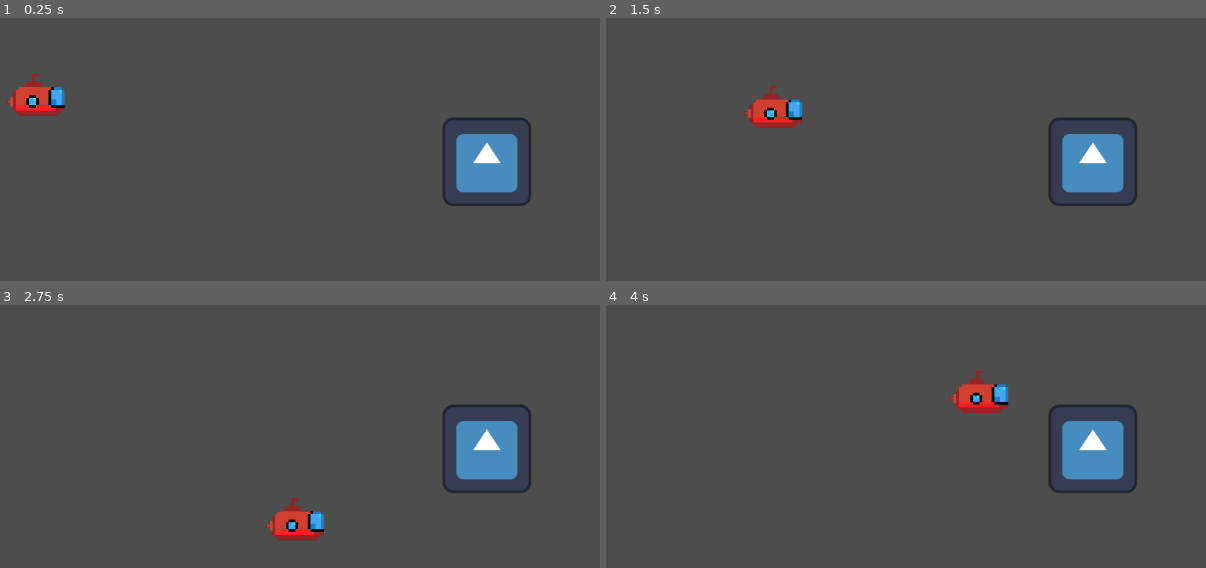
Above: before the commit, frames 1-4 (two rows, left to right).
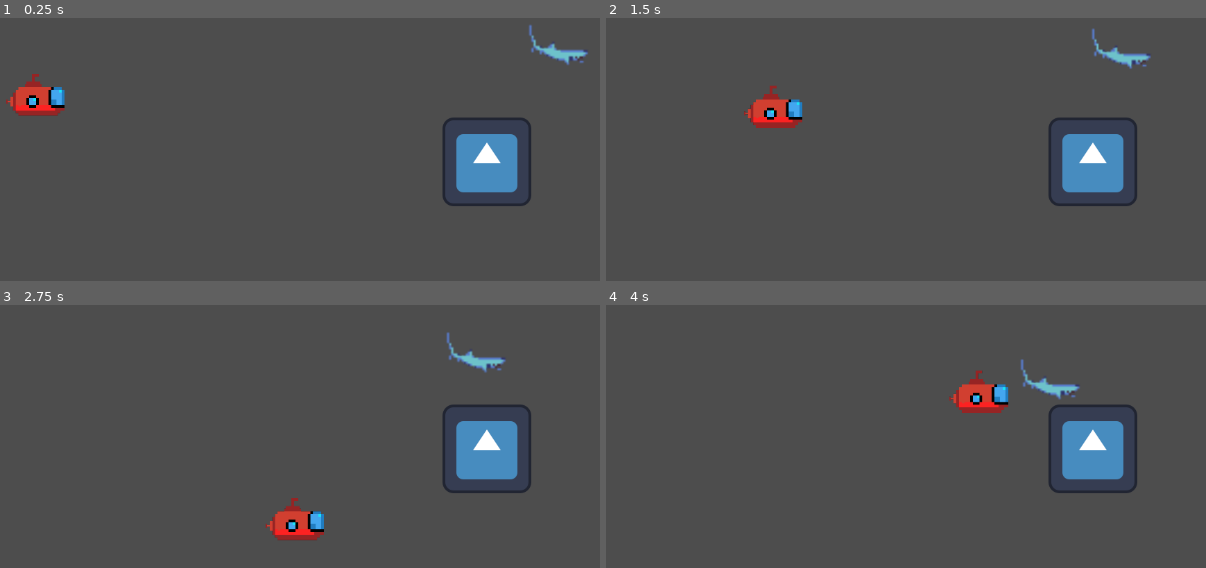
Above: after the commit, the same moments.

Repository: SStewart424/brackeys-game-jam-23
Game: Godot game, scene res://Main.tscn
Two runs of this game, one before a commit and one after it. Both use one fixed random seed, a clock stepped at 60 frames per second and the inputs below. The engine's default icon, where the game draws it, is replaced by a stand-in: a white triangle on a blue panel in a dark square.
Inputs:
- Up to frame 1 (0.25 s): no input
- Up to frame 2 (1.5 s): hold Right (ui_right) 0.53-1.28 s; hold Down (ui_down) from 1.28 s (still down)
- Up to frame 3 (2.75 s): release Down (ui_down) at 2.03 s; hold Right (ui_right) from 2.03 s (still down)
- Up to frame 4 (4 s): release Right (ui_right) at 2.78 s; hold Up (ui_up) 2.78-3.53 s; hold Left (ui_left) from 3.53 s (still down)

The runs differ from the first frame. In frame 1, 0.4% of the frame differs, in the area x 88-98%, y 2-18%; in frame 2, 0.4%; in frame 3, 0.4%, in the area x 74-85%, y 10-26%; in frame 4, 0.4%.

Commit message:
Add enemy and knockback

Diff:
--- /dev/null
+++ b/32bit-shark-thresher3.svg
@@ -0,0 +1,132 @@
+<?xml version="1.0" encoding="UTF-8" ?>
+<svg version="1.1" width="32" height="32" xmlns="http://www.w3.org/2000/svg">
+<rect x="3" y="1" width="1" height="1" fill="#597DCE" />
+<rect x="3" y="2" width="1" height="1" fill="#597DCE" />
+<rect x="3" y="3" width="1" height="1" fill="#597DCE" />
+<rect x="3" y="4" width="1" height="1" fill="#597DCE" />
+<rect x="3" y="5" width="1" height="1" fill="#597DCE" />
+<rect x="4" y="6" width="1" height="1" fill="#6DC2CA" />
+<rect x="4" y="7" width="1" height="1" fill="#597DCE" />
+<rect x="4" y="8" width="1" height="1" fill="#597DCE" />
+<rect x="5" y="8" width="1" height="1" fill="#6DC2CA" />
+<rect x="5" y="9" width="1" height="1" fill="#6DC2CA" />
+<rect x="14" y="9" width="1" height="1" fill="#30346D" />
+<rect x="5" y="10" width="1" height="1" fill="#6DC2CA" />
+<rect x="13" y="10" width="1" height="1" fill="#597DCE" />
+<rect x="14" y="10" width="1" height="1" fill="#6DC2CA" />
+<rect x="5" y="11" width="1" height="1" fill="#597DCE" />
+<rect x="6" y="11" width="1" height="1" fill="#6DC2CA" />
+<rect x="7" y="11" width="1" height="1" fill="#6DC2CA" />
+<rect x="8" y="11" width="1" height="1" fill="#30346D" />
+<rect x="12" y="11" width="1" height="1" fill="#597DCE" />
+<rect x="13" y="11" width="1" height="1" fill="#597DCE" />
+<rect x="14" y="11" width="1" height="1" fill="#6DC2CA" />
+<rect x="4" y="12" width="1" height="1" fill="#597DCE" />
+<rect x="6" y="12" width="1" height="1" fill="#597DCE" />
+<rect x="7" y="12" width="1" height="1" fill="#6DC2CA" />
+<rect x="8" y="12" width="1" height="1" fill="#6DC2CA" />
+<rect x="9" y="12" width="1" height="1" fill="#6DC2CA" />
+<rect x="10" y="12" width="1" height="1" fill="#6DC2CA" />
+<rect x="11" y="12" width="1" height="1" fill="#6DC2CA" />
+<rect x="12" y="12" width="1" height="1" fill="#6DC2CA" />
+<rect x="13" y="12" width="1" height="1" fill="#6DC2CA" />
+<rect x="14" y="12" width="1" height="1" fill="#6DC2CA" />
+<rect x="15" y="12" width="1" height="1" fill="#597DCE" />
+<rect x="4" y="13" width="1" height="1" fill="#597DCE" />
+<rect x="8" y="13" width="1" height="1" fill="#597DCE" />
+<rect x="9" y="13" width="1" height="1" fill="#597DCE" />
+<rect x="10" y="13" width="1" height="1" fill="#6DC2CA" />
+<rect x="11" y="13" width="1" height="1" fill="#6DC2CA" />
+<rect x="12" y="13" width="1" height="1" fill="#6DC2CA" />
+<rect x="13" y="13" width="1" height="1" fill="#6DC2CA" />
+<rect x="14" y="13" width="1" height="1" fill="#6DC2CA" />
+<rect x="15" y="13" width="1" height="1" fill="#6DC2CA" />
+<rect x="16" y="13" width="1" height="1" fill="#6DC2CA" />
+<rect x="17" y="13" width="1" height="1" fill="#6DC2CA" />
+<rect x="18" y="13" width="1" height="1" fill="#597DCE" />
+<rect x="19" y="13" width="1" height="1" fill="#597DCE" />
+<rect x="20" y="13" width="1" height="1" fill="#597DCE" />
+<rect x="21" y="13" width="1" height="1" fill="#597DCE" />
+<rect x="22" y="13" width="1" height="1" fill="#597DCE" />
+<rect x="23" y="13" width="1" height="1" fill="#597DCE" />
+<rect x="24" y="13" width="1" height="1" fill="#597DCE" />
+<rect x="25" y="13" width="1" height="1" fill="#597DCE" />
+<rect x="26" y="13" width="1" height="1" fill="#597DCE" />
+<rect x="27" y="13" width="1" height="1" fill="#597DCE" />
+<rect x="28" y="13" width="1" height="1" fill="#597DCE" />
+<rect x="29" y="13" width="1" height="1" fill="#30346D" />
+<rect x="30" y="13" width="1" height="1" fill="#30346D" />
+<rect x="8" y="14" width="1" height="1" fill="#597DCE" />
+<rect x="10" y="14" width="1" height="1" fill="#597DCE" />
+<rect x="11" y="14" width="1" height="1" fill="#6DC2CA" />
+<rect x="12" y="14" width="1" height="1" fill="#6DC2CA" />
+<rect x="13" y="14" width="1" height="1" fill="#6DC2CA" />
+<rect x="14" y="14" width="1" height="1" fill="#6DC2CA" />
+<rect x="15" y="14" width="1" height="1" fill="#6DC2CA" />
+<rect x="16" y="14" width="1" height="1" fill="#6DC2CA" />
+<rect x="17" y="14" width="1" height="1" fill="#6DC2CA" />
+<rect x="18" y="14" width="1" height="1" fill="#6DC2CA" />
+<rect x="19" y="14" width="1" height="1" fill="#6DC2CA" />
+<rect x="20" y="14" width="1" height="1" fill="#6DC2CA" />
+<rect x="21" y="14" width="1" height="1" fill="#6DC2CA" />
+<rect x="22" y="14" width="1" height="1" fill="#6DC2CA" />
+<rect x="23" y="14" width="1" height="1" fill="#6DC2CA" />
+<rect x="24" y="14" width="1" height="1" fill="#6DC2CA" />
+<rect x="25" y="14" width="1" height="1" fill="#6DC2CA" />
+<rect x="26" y="14" width="1" height="1" fill="#6DC2CA" />
+<rect x="27" y="14" width="1" height="1" fill="#6DC2CA" />
+<rect x="28" y="14" width="1" height="1" fill="#6DC2CA" />
+<rect x="29" y="14" width="1" height="1" fill="#6DC2CA" />
+<rect x="30" y="14" width="1" height="1" fill="#597DCE" />
+<rect x="11" y="15" width="1" height="1" fill="#30346D" />
+<rect x="12" y="15" width="1" height="1" fill="#597DCE" />
+<rect x="13" y="15" width="1" height="1" fill="#6DC2CA" />
+<rect x="14" y="15" width="1" height="1" fill="#6DC2CA" />
+<rect x="15" y="15" width="1" height="1" fill="#6DC2CA" />
+<rect x="16" y="15" width="1" height="1" fill="#6DC2CA" />
+<rect x="17" y="15" width="1" height="1" fill="#6DC2CA" />
+<rect x="18" y="15" width="1" height="1" fill="#6DC2CA" />
+<rect x="19" y="15" width="1" height="1" fill="#6DC2CA" />
+<rect x="20" y="15" width="1" height="1" fill="#6DC2CA" />
+<rect x="21" y="15" width="1" height="1" fill="#6DC2CA" />
+<rect x="22" y="15" width="1" height="1" fill="#6DC2CA" />
+<rect x="23" y="15" width="1" height="1" fill="#6DC2CA" />
+<rect x="24" y="15" width="1" height="1" fill="#6DC2CA" />
+<rect x="25" y="15" width="1" height="1" fill="#6DC2CA" />
+<rect x="26" y="15" width="1" height="1" fill="#6DC2CA" />
+<rect x="27" y="15" width="1" height="1" fill="#6DC2CA" />
+<rect x="28" y="15" width="1" height="1" fill="#6DC2CA" />
+<rect x="29" y="15" width="1" height="1" fill="#597DCE" />
+<rect x="13" y="16" width="1" height="1" fill="#30346D" />
+<rect x="14" y="16" width="1" height="1" fill="#597DCE" />
+<rect x="15" y="16" width="1" height="1" fill="#6DC2CA" />
+<rect x="16" y="16" width="1" height="1" fill="#6DC2CA" />
+<rect x="17" y="16" width="1" height="1" fill="#6DC2CA" />
+<rect x="18" y="16" width="1" height="1" fill="#6DC2CA" />
+<rect x="19" y="16" width="1" height="1" fill="#6DC2CA" />
+<rect x="20" y="16" width="1" height="1" fill="#6DC2CA" />
+<rect x="21" y="16" width="1" height="1" fill="#6DC2CA" />
+<rect x="22" y="16" width="1" height="1" fill="#30346D" />
+<rect x="23" y="16" width="1" height="1" fill="#30346D" />
+<rect x="24" y="16" width="1" height="1" fill="#6DC2CA" />
+<rect x="25" y="16" width="1" height="1" fill="#442434" />
+<rect x="26" y="16" width="1" height="1" fill="#6DC2CA" />
+<rect x="27" y="16" width="1" height="1" fill="#442434" />
+<rect x="28" y="16" width="1" height="1" fill="#442434" />
+<rect x="16" y="17" width="1" height="1" fill="#30346D" />
+<rect x="17" y="17" width="1" height="1" fill="#597DCE" />
+<rect x="18" y="17" width="1" height="1" fill="#597DCE" />
+<rect x="19" y="17" width="1" height="1" fill="#597DCE" />
+<rect x="20" y="17" width="1" height="1" fill="#6DC2CA" />
+<rect x="21" y="17" width="1" height="1" fill="#6DC2CA" />
+<rect x="22" y="17" width="1" height="1" fill="#30346D" />
+<rect x="23" y="17" width="1" height="1" fill="#30346D" />
+<rect x="24" y="17" width="1" height="1" fill="#597DCE" />
+<rect x="25" y="17" width="1" height="1" fill="#597DCE" />
+<rect x="26" y="17" width="1" height="1" fill="#442434" />
+<rect x="20" y="18" width="1" height="1" fill="#597DCE" />
+<rect x="21" y="18" width="1" height="1" fill="#6DC2CA" />
+<rect x="27" y="18" width="1" height="1" fill="#597DCE" />
+<rect x="28" y="18" width="1" height="1" fill="#597DCE" />
+<rect x="21" y="19" width="1" height="1" fill="#597DCE" />
+</svg>
--- /dev/null
+++ b/EnemyShark.gd
@@ -0,0 +1,38 @@
+extends CharacterBody2D
+
+@export var max_speed: float = 50.0
+@export var attack: float = 2.0
+@export var knockback: float = 200.0
+@export var acceleration: float = 300.0
+@export var friction: float = 100.0
+
+var target: Node2D
+
+func _ready():
+	target = get_node("../Player")  # Adjust the path to the character node
+
+func _physics_process(delta: float) -> void:
+	move_towards_target(delta)
+	detect_collision()
+
+func apply_knockback(direction: Vector2, force: float):
+	velocity = direction.normalized() * force
+	move_and_slide()
+
+func detect_collision() -> void:
+	var collision = get_last_slide_collision()
+	if(collision != null):
+		if(collision.get_collider().name == "Player"):
+			var knockbackDirection = (target.global_position - global_position).normalized()
+			var enemyKnockbackDirection = (global_position - target.global_position).normalized()
+			apply_knockback(enemyKnockbackDirection, knockback)
+			target.take_damage(attack, knockbackDirection, knockback)
+
+func move_towards_target(delta: float) -> void:
+	if target:
+		var direction = (target.global_position - global_position).normalized()
+		velocity = velocity.move_toward(direction * max_speed, acceleration * delta)
+	else:
+		velocity = velocity.move_toward(Vector2.ZERO, friction * delta)
+
+	move_and_slide()
--- /dev/null
+++ b/EnemyShark.tscn
@@ -0,0 +1,21 @@
+[gd_scene load_steps=4 format=3 uid="uid://ctcfpflkpbkgf"]
+
+[ext_resource type="Script" path="res://EnemyShark.gd" id="1_v553d"]
+[ext_resource type="Texture2D" uid="uid://dwh4xoemmjnsh" path="res://32bit-shark-thresher3.svg" id="2_x4ipa"]
+
+[sub_resource type="CapsuleShape2D" id="CapsuleShape2D_vypjt"]
+radius = 1.9883
+height = 22.0873
+
+[node name="EnemyShark" type="CharacterBody2D"]
+scale = Vector2(0.2, 0.2)
+script = ExtResource("1_v553d")
+metadata/_edit_group_ = true
+
+[node name="Sprite2D" type="Sprite2D" parent="."]
+texture = ExtResource("2_x4ipa")
+
+[node name="CollisionShape2D" type="CollisionShape2D" parent="."]
+position = Vector2(3, -1)
+rotation = 1.67901
+shape = SubResource("CapsuleShape2D_vypjt")
--- a/Main.tscn
+++ b/Main.tscn
@@ -1,12 +1,17 @@
-[gd_scene load_steps=3 format=3 uid="uid://oa08cq2rxqum"]
+[gd_scene load_steps=4 format=3 uid="uid://oa08cq2rxqum"]
 
 [ext_resource type="PackedScene" uid="uid://b0nj2t4hiob6a" path="res://Player.tscn" id="1_odt7v"]
-[ext_resource type="PackedScene" uid="uid://lvsvp7bk6fhr" path="res://Mine.tscn" id="2_7te8d"]
+[ext_resource type="PackedScene" path="res://Mine.tscn" id="2_7te8d"]
+[ext_resource type="PackedScene" uid="uid://ctcfpflkpbkgf" path="res://EnemyShark.tscn" id="3_v0qcx"]
 
-[node name="Node2D" type="Node2D"]
+[node name="Main" type="Node2D"]
 
 [node name="Player" parent="." instance=ExtResource("1_odt7v")]
 position = Vector2(175, 220)
 
 [node name="Mine" parent="." instance=ExtResource("2_7te8d")]
 position = Vector2(826, 313)
+
+[node name="EnemyShark" parent="." instance=ExtResource("3_v0qcx")]
+position = Vector2(935, 160)
+scale = Vector2(3, 3)
--- a/Obstacle.gd
+++ b/Obstacle.gd
@@ -1,19 +1,20 @@
 extends Area2D
 
 @export var attack: int = 5
+@export var knockback: float = 500.0
 
 # Called when the node enters the scene tree for the first time.
 func _ready():
-    pass # Replace with function body.
+	pass
 
 
 # Called every frame. 'delta' is the elapsed time since the previous frame.
 func _process(_delta):
-    pass
+	pass
 
 
 func _on_body_entered(body):
-    if body.is_in_group("Player"):
-        body.take_damage(attack)
-    hide()
-    pass # Replace with function body.
+	if body.is_in_group("Player"):
+		var knockbackDirection = (body.global_position - global_position).normalized()
+		body.take_damage(attack, knockbackDirection, knockback)
+	queue_free()
--- a/Player.gd
+++ b/Player.gd
@@ -10,35 +10,38 @@
 
 
 func _ready():
-    _animation.play("idle")
+	_animation.play("idle")
 
 func _physics_process(delta: float) -> void:
-    player_movement(delta)
+	player_movement(delta)
 
 func get_input() -> Vector2:
-    var input: Vector2 = Vector2.ZERO
+	var input: Vector2 = Vector2.ZERO
 
-    input.x = int(Input.is_action_pressed("ui_right")) - int(Input.is_action_pressed("ui_left"))
-    input.y = int(Input.is_action_pressed("ui_down")) - int(Input.is_action_pressed("ui_up"))
-    return input.normalized()
+	input.x = int(Input.is_action_pressed("ui_right")) - int(Input.is_action_pressed("ui_left"))
+	input.y = int(Input.is_action_pressed("ui_down")) - int(Input.is_action_pressed("ui_up"))
+	return input.normalized()
 
 
 func player_movement(delta: float) -> void:
-    var input: Vector2 = get_input()
+	var input: Vector2 = get_input()
 
-    if input == Vector2.ZERO:
-        velocity = velocity.move_toward(Vector2.ZERO, friction * delta)
-    else:
-        velocity = velocity.move_toward(input * max_speed, acceleration * delta)
+	if input == Vector2.ZERO:
+		velocity = velocity.move_toward(Vector2.ZERO, friction * delta)
+	else:
+		velocity = velocity.move_toward(input * max_speed, acceleration * delta)
 
-    move_and_slide()
+	move_and_slide()
 
-func take_damage(amount: int):
-    print("took damage")
-    health -= amount
-    _animation.play("hurt")
-    _animation.queue("idle")
+func take_damage(amount: int, knockbackDirection: Vector2 = Vector2.ZERO, knockbackForce: float = 0.0):
+	print("took damage")
+	health -= amount
+	_animation.play("hurt")
+	_animation.queue("idle")
 
 
-    if health == 0:
-        hide()
+	if health == 0:
+		hide()
+
+	velocity = knockbackDirection.normalized() * knockbackForce
+	move_and_slide()
--- a/Player.tscn
+++ b/Player.tscn
@@ -6,6 +6,22 @@
 [sub_resource type="CapsuleShape2D" id="CapsuleShape2D_sq5xc"]
 radius = 23.0
 height = 80.0
+
+[sub_resource type="Animation" id="Animation_7q45b"]
+resource_name = "hurt"
+length = 0.4
+tracks/0/type = "value"
+tracks/0/imported = false
+tracks/0/enabled = true
+tracks/0/path = NodePath("Sprite2D:modulate")
+tracks/0/interp = 1
+tracks/0/loop_wrap = true
+tracks/0/keys = {
+"times": PackedFloat32Array(0, 0.1, 0.2, 0.3, 0.4),
+"transitions": PackedFloat32Array(1, 1, 1, 1, 1),
+"update": 0,
+"values": [Color(1, 1, 1, 1), Color(0.745098, 0, 0, 1), Color(1, 1, 1, 1), Color(0.745098, 0, 0, 1), Color(1, 1, 1, 1)]
+}
 
 [sub_resource type="Animation" id="Animation_ir84q"]
 resource_name = "idle"
@@ -22,22 +38,6 @@
 "transitions": PackedFloat32Array(1, 1),
 "update": 0,
 "values": [Vector2(0, -30), Vector2(0, 30)]
-}
-
-[sub_resource type="Animation" id="Animation_7q45b"]
-resource_name = "hurt"
-length = 0.4
-tracks/0/type = "value"
-tracks/0/imported = false
-tracks/0/enabled = true
-tracks/0/path = NodePath("Sprite2D:modulate")
-tracks/0/interp = 1
-tracks/0/loop_wrap = true
-tracks/0/keys = {
-"times": PackedFloat32Array(0, 0.1, 0.2, 0.3, 0.4),
-"transitions": PackedFloat32Array(1, 1, 1, 1, 1),
-"update": 0,
-"values": [Color(1, 1, 1, 1), Color(0.745098, 0, 0, 1), Color(1, 1, 1, 1), Color(0.745098, 0, 0, 1), Color(1, 1, 1, 1)]
 }
 
 [sub_resource type="AnimationLibrary" id="AnimationLibrary_1dtdg"]
Not shown, added: 32bit-shark-thresher3.svg.import
